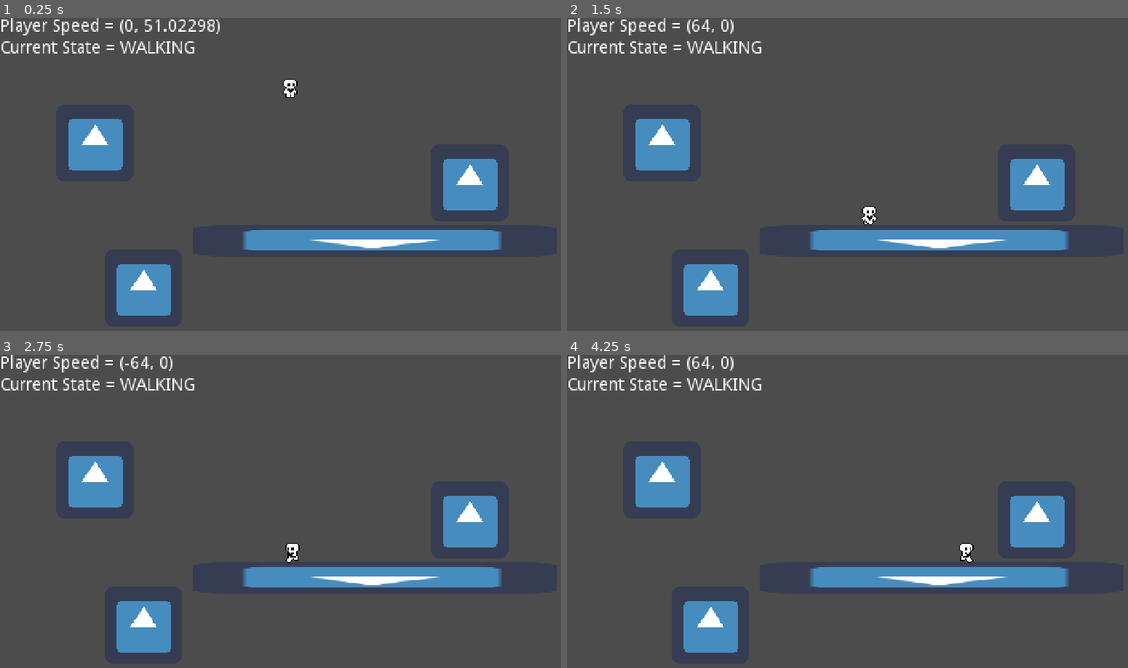
Above: before the commit, frames 1-4 (two rows, left to right).
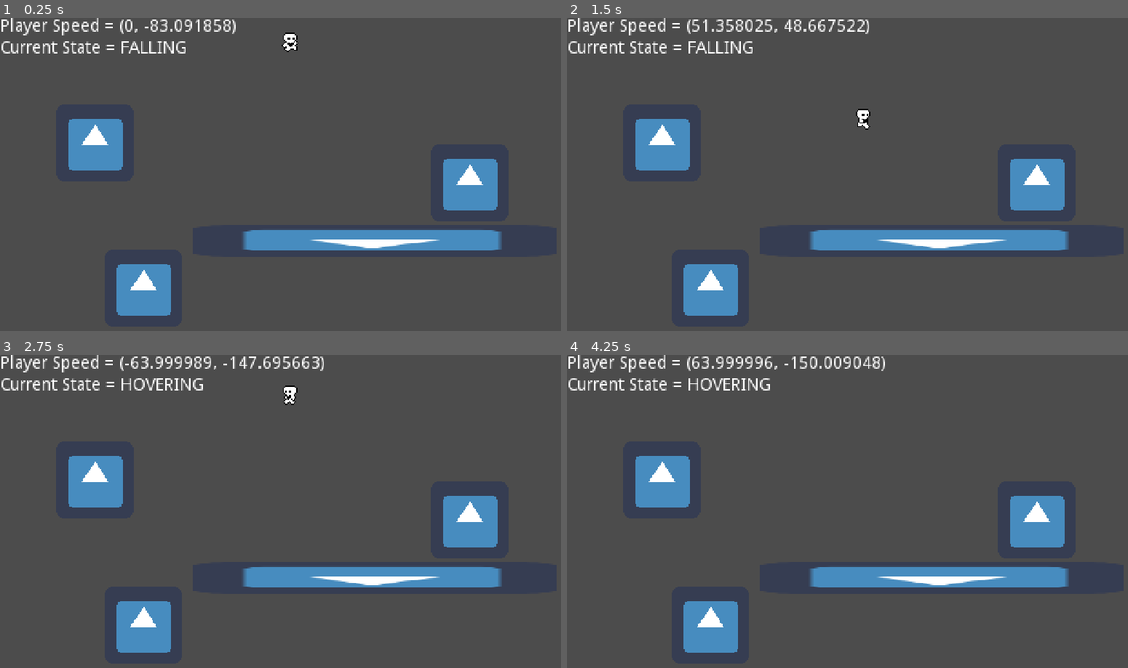
Above: after the commit, the same moments.

Repository: OldxAge/Math-Blaster-Remaster
Game: Godot game, scene res://scenes/game/game_world.tscn
Same seed, same stepped clock (60 frames per second), same inputs: the game is played once before the commit and once after it. The engine's default icon, where the game draws it, is replaced by a stand-in: a white triangle on a blue panel in a dark square.
Inputs:
- Up to frame 1 (0.25 s): no input
- Up to frame 2 (1.5 s): hold Space (jump) 0.53-1.28 s; hold Right (move_right) from 0.53 s (still down); tap Space (jump) at 1.35 s
- Up to frame 3 (2.75 s): tap Space (jump) at 1.52, 1.82 s; release Right (move_right) at 2.03 s; hold Left (move_left) from 2.03 s (still down); hold Space (jump) from 2.03 s (still down)
- Up to frame 4 (4.25 s): release Left (move_left) at 2.78 s; release Space (jump) at 2.78 s; hold Right (move_right) from 2.78 s (still down); tap Space (jump) at 2.85, 3.02, 3.32 s; hold Space (jump) from 3.53 s (still down)

The runs differ from the first frame. In frame 1, 1.0% of the frame differs, in the area x 21-54%, y 0-26%; in frame 2, 1.1%; in frame 3, 1.2%, in the area x 21-58%, y 0-67%; in frame 4, 1.1%.

Commit message:
Player Movement Redesign
Created and Added State Machine with following states: IDLE, GROUND (WALK, RUN, CRAWL), AIR(FALL & HOVER), LADDER(CLIMB), and SWIM.
SWIM and LADDER have yet to be implemented

Diff:
--- a/Math Blaster Remaster/assets/sprites/simple--heart-platformer-master/Player.gd
+++ b/Math Blaster Remaster/assets/sprites/simple--heart-platformer-master/Player.gd
@@ -1,7 +1,7 @@
 extends KinematicBody2D
 
 const TARGET_FPS = 60
-const ACCELERATION = 8
+const MVMT_ACCELERATION = 8
 const MAX_SPEED = 64
 const FRICTION = 10
 const AIR_RESISTANCE = 1
@@ -18,7 +18,7 @@
 
 	if x_input != 0:
 		animationPlayer.play("Run")
-		motion.x += x_input * ACCELERATION * delta * TARGET_FPS
+		motion.x += x_input * MVMT_ACCELERATION * delta * TARGET_FPS
 		motion.x = clamp(motion.x, -MAX_SPEED, MAX_SPEED)
 		sprite.flip_h = x_input < 0
 	else:
--- a/Math Blaster Remaster/project.godot
+++ b/Math Blaster Remaster/project.godot
@@ -13,9 +13,27 @@
 "class": "Player",
 "language": "GDScript",
 "path": "res://scenes/game/characters/player.gd"
+}, {
+"base": "State",
+"class": "PlayerState",
+"language": "GDScript",
+"path": "res://scenes/game/characters/state_machine/player_state.gd"
+}, {
+"base": "Node",
+"class": "State",
+"language": "GDScript",
+"path": "res://scenes/game/characters/state_machine/state.gd"
+}, {
+"base": "Node",
+"class": "StateMachine",
+"language": "GDScript",
+"path": "res://scenes/game/characters/state_machine/state_machine.gd"
 } ]
 _global_script_class_icons={
-"Player": ""
+"Player": "",
+"PlayerState": "",
+"State": "",
+"StateMachine": ""
 }
 
 [application]
--- a/Math Blaster Remaster/scenes/_debug/debug_info.gd
+++ b/Math Blaster Remaster/scenes/_debug/debug_info.gd
@@ -1,6 +1,6 @@
 extends CanvasLayer
 
-var player_velocity
+var playervelocity
 
 func setVelocity(_playerSpeed: Vector2):
 	$InfoBox/velocity.text = "Player Speed = %s" % _playerSpeed
--- a/Math Blaster Remaster/scenes/game/characters/player.gd
+++ b/Math Blaster Remaster/scenes/game/characters/player.gd
@@ -4,29 +4,36 @@
 
 signal state_changed()
 
-enum PlayerState {JUMPING, HOVERING, WALKING, SWIMMING, CLIMBING}
 
-const TARGET_FPS = 60
-const ACCELERATION = 512
+const MVMT_ACCELERATION = 20
+const HOVER_ACCELERATION = 2
 const MAX_SPEED = 64
 const SWIM_SPEED = 48
 const FRICTION = 2
 
 const MAX_FORCE = 256
+const WALK_SPEED = 64
+const RUN_SPEED = 128
+const CRAWL_SPEED = 32
+
 const GRAVITY = 128
-const JUMP_FORCE = 1200
-const HOVER_FORCE = 128
+const JUMP_FORCE = -200
+const HOVER_SPEED = -160
 const SWIM_FORCE = 32
 const CLIMB_FORCE = 64
 const NO_FORCE = 0
 const AIR_RESISTANCE = 2
 
+var velocity = Vector2.ZERO
 var speed
 
-var _current_state = PlayerState.WALKING
+onready var _animation_player = $AnimatedSprite
+var _current_state
+var _can_crawl
 var _can_jump
 var _can_hover
-var _velocity = Vector2.ZERO
+var _can_climb
+
 
 var _y_action_force = 0
 
@@ -34,90 +41,11 @@
 
 
 func _physics_process(delta):
-	var new_velocity = Vector2.ZERO
-	var x_input = Input.get_action_strength("move_right") - Input.get_action_strength("move_left")
-	var y_input = Input.get_action_strength("move_down") - Input.get_action_strength("move_up")
+	speed = velocity
 
-	if x_input != 0:
-		new_velocity.x += x_input * ACCELERATION * delta * TARGET_FPS
-	if y_input != 0:
-		new_velocity.y = y_input * delta * TARGET_FPS
-
-	match _current_state:
-		PlayerState.JUMPING:
-			_can_jump = false
-			_can_hover = true
-			new_velocity.x = _velocity.x
-			_y_action_force = -JUMP_FORCE
-			$AnimatedSprite.play("jumping")
-		PlayerState.HOVERING:
-			_can_jump = false
-			_can_hover = true
-			y_input = -1
-			if x_input != 0:
-				sprite.flip_h = x_input < 0
-			_y_action_force = -HOVER_FORCE
-			sprite.flip_h = x_input < 0
-			$AnimatedSprite.play("hovering")
-		PlayerState.WALKING:
-			_can_jump = true
-			_can_hover = true
-			if x_input != 0:
-				sprite.flip_h = x_input < 0
-				$AnimatedSprite.play("walking")
-			else:
-				$AnimatedSprite.play("idle")
-			_y_action_force = NO_FORCE
-		PlayerState.SWIMMING:
-			_can_jump = false
-			_can_hover = false
-			if x_input != 0:
-				sprite.flip_h = x_input < 0
-			if y_input != 0:
-				_y_action_force = SWIM_FORCE
-			$AnimatedSprite.play("swimming")
-		PlayerState.CLIMBING:
-			_can_jump = true
-			_can_hover = true
-			if y_input != 0:
-				_y_action_force = CLIMB_FORCE
-			$AnimatedSprite.play("climbing")
-
-	_velocity.x = new_velocity.x
-	new_velocity = Vector2.ZERO
-
-	if x_input != 0:
-		_velocity.x = clamp(_velocity.x, -MAX_SPEED, MAX_SPEED)
-	else:
-		_velocity.x = lerp(_velocity.x, 0, FRICTION * delta)
-
-	if y_input != 0:
-		if _velocity.y < 0:
-			_velocity.y = clamp(_velocity.y + _y_action_force + GRAVITY, -MAX_FORCE, MAX_FORCE)
-		else:
-			_velocity.y = clamp(_velocity.y + _y_action_force * 2 + GRAVITY, -MAX_FORCE, MAX_FORCE)
-		print(_velocity)
-	else:
-		_velocity.y = lerp(_velocity.y, GRAVITY, AIR_RESISTANCE * delta)
-
-
-	if is_on_floor() and _current_state != PlayerState.SWIMMING:
-		_current_state = PlayerState.WALKING
-
-	_velocity = move_and_slide(_velocity, Vector2.UP)
-
-	speed = _velocity
-
-func _input(event):
-	if event.is_action_pressed("jump") and _can_jump:
-		_current_state = PlayerState.JUMPING
-	elif Input.is_action_pressed("jump") and !_can_jump and _can_hover:
-		_current_state = PlayerState.HOVERING
-	elif Input.is_action_just_released("jump"):
-		_current_state = PlayerState.JUMPING
 
 func getSpeed():
 	return speed
 
 func getCurrentState():
-	return PlayerState.keys()[_current_state]
+	return _current_state
--- a/Math Blaster Remaster/scenes/game/characters/player.tscn
+++ b/Math Blaster Remaster/scenes/game/characters/player.tscn
@@ -1,7 +1,13 @@
-[gd_scene load_steps=4 format=2]
+[gd_scene load_steps=10 format=2]
 
 [ext_resource path="res://scenes/game/characters/player_animation_states.tres" type="SpriteFrames" id=1]
 [ext_resource path="res://scenes/game/characters/player.gd" type="Script" id=2]
+[ext_resource path="res://scenes/game/characters/state_machine/states/Idle.gd" type="Script" id=4]
+[ext_resource path="res://scenes/game/characters/state_machine/states/Ladder.gd" type="Script" id=7]
+[ext_resource path="res://scenes/game/characters/state_machine/states/Air.gd" type="Script" id=9]
+[ext_resource path="res://scenes/game/characters/state_machine/states/Water.gd" type="Script" id=10]
+[ext_resource path="res://scenes/game/characters/state_machine/states/Ground.gd" type="Script" id=12]
+[ext_resource path="res://scenes/game/characters/state_machine/state_machine.gd" type="Script" id=13]
 
 [sub_resource type="RectangleShape2D" id=1]
 extents = Vector2( 6, 8 )
@@ -12,9 +18,28 @@
 
 [node name="AnimatedSprite" type="AnimatedSprite" parent="."]
 frames = ExtResource( 1 )
-animation = "idle"
+animation = "swimming"
 
 [node name="CollisionShape2D" type="CollisionShape2D" parent="."]
 position = Vector2( 0, 2 )
 scale = Vector2( 1, 0.985075 )
 shape = SubResource( 1 )
+
+[node name="StateMachine" type="Node" parent="."]
+script = ExtResource( 13 )
+initial_state = NodePath("Idle")
+
+[node name="Idle" type="Node" parent="StateMachine"]
+script = ExtResource( 4 )
+
+[node name="Ground" type="Node" parent="StateMachine"]
+script = ExtResource( 12 )
+
+[node name="Air" type="Node" parent="StateMachine"]
+script = ExtResource( 9 )
+
+[node name="Water" type="Node" parent="StateMachine"]
+script = ExtResource( 10 )
+
+[node name="Ladder" type="Node" parent="StateMachine"]
+script = ExtResource( 7 )
--- a/Math Blaster Remaster/scenes/game/characters/player_animation_states.tres
+++ b/Math Blaster Remaster/scenes/game/characters/player_animation_states.tres
@@ -1,10 +1,18 @@
-[gd_resource type="SpriteFrames" load_steps=14 format=2]
+[gd_resource type="SpriteFrames" load_steps=20 format=2]
 
 [ext_resource path="res://assets/sprites/Player.png" type="Texture" id=1]
 
 [sub_resource type="AtlasTexture" id=1]
 atlas = ExtResource( 1 )
 region = Rect2( 0, 0, 24, 20 )
+
+[sub_resource type="AtlasTexture" id=2]
+atlas = ExtResource( 1 )
+region = Rect2( 120, 0, 24, 20 )
+
+[sub_resource type="AtlasTexture" id=3]
+atlas = ExtResource( 1 )
+region = Rect2( 144, 0, 24, 20 )
 
 [sub_resource type="AtlasTexture" id=8]
 atlas = ExtResource( 1 )
@@ -15,18 +23,6 @@
 region = Rect2( 120, 0, 24, 20 )
 
 [sub_resource type="AtlasTexture" id=10]
-atlas = ExtResource( 1 )
-region = Rect2( 144, 0, 24, 20 )
-
-[sub_resource type="AtlasTexture" id=2]
-atlas = ExtResource( 1 )
-region = Rect2( 120, 0, 24, 20 )
-
-[sub_resource type="AtlasTexture" id=3]
-atlas = ExtResource( 1 )
-region = Rect2( 144, 0, 24, 20 )
-
-[sub_resource type="AtlasTexture" id=11]
 atlas = ExtResource( 1 )
 region = Rect2( 144, 0, 24, 20 )
 
@@ -50,26 +46,49 @@
 atlas = ExtResource( 1 )
 region = Rect2( 96, 0, 24, 20 )
 
+[sub_resource type="AtlasTexture" id=11]
+atlas = ExtResource( 1 )
+region = Rect2( 144, 0, 24, 20 )
+
+[sub_resource type="AtlasTexture" id=13]
+atlas = ExtResource( 1 )
+region = Rect2( 120, 0, 24, 20 )
+
+[sub_resource type="AtlasTexture" id=14]
+atlas = ExtResource( 1 )
+region = Rect2( 144, 0, 24, 20 )
+
+[sub_resource type="AtlasTexture" id=17]
+atlas = ExtResource( 1 )
+region = Rect2( 24, 0, 24, 20 )
+
+[sub_resource type="AtlasTexture" id=18]
+atlas = ExtResource( 1 )
+region = Rect2( 144, 0, 24, 20 )
+
+[sub_resource type="AtlasTexture" id=15]
+atlas = ExtResource( 1 )
+region = Rect2( 48, 0, 24, 20 )
+
+[sub_resource type="AtlasTexture" id=16]
+atlas = ExtResource( 1 )
+region = Rect2( 120, 0, 24, 20 )
+
 [resource]
 animations = [ {
 "frames": [ SubResource( 1 ) ],
 "loop": true,
-"name": "idle",
+"name": "idling",
+"speed": 5.0
+}, {
+"frames": [ SubResource( 2 ), SubResource( 3 ) ],
+"loop": true,
+"name": "falling",
 "speed": 5.0
 }, {
 "frames": [ SubResource( 8 ), SubResource( 9 ), SubResource( 10 ) ],
 "loop": true,
 "name": "swimming",
-"speed": 5.0
-}, {
-"frames": [ SubResource( 2 ), SubResource( 3 ) ],
-"loop": true,
-"name": "jumping",
-"speed": 5.0
-}, {
-"frames": [ SubResource( 11 ) ],
-"loop": true,
-"name": "climbing",
 "speed": 5.0
 }, {
 "frames": [ SubResource( 4 ), SubResource( 5 ), SubResource( 6 ), SubResource( 7 ) ],
@@ -81,4 +100,19 @@
 "loop": true,
 "name": "hovering",
 "speed": 5.0
+}, {
+"frames": [ SubResource( 11 ), SubResource( 13 ), SubResource( 14 ) ],
+"loop": true,
+"name": "climbing",
+"speed": 5.0
+}, {
+"frames": [ SubResource( 17 ), SubResource( 18 ) ],
+"loop": true,
+"name": "crawling",
+"speed": 5.0
+}, {
+"frames": [ SubResource( 15 ), SubResource( 16 ) ],
+"loop": true,
+"name": "running",
+"speed": 5.0
 } ]
--- /dev/null
+++ b/Math Blaster Remaster/scenes/game/characters/state_machine/player_state.gd
@@ -0,0 +1,17 @@
+extends State
+class_name PlayerState
+
+var player: Player
+
+
+func _ready() -> void:
+	# The states are children of the `Player` node so their `_ready()` callback will execute first.
+	# That's why we wait for the `owner` to be ready first.
+	yield(owner, "ready")
+	# The `as` keyword casts the `owner` variable to the `Player` type.
+	# If the `owner` is not a `Player`, we'll get `null`.
+	player = owner as Player
+	# This check will tell us if we inadvertently assign a derived state script
+	# in a scene other than `Player.tscn`, which would be unintended. This can
+	# help prevent some bugs that are difficult to understand.
+	assert(player != null)
--- /dev/null
+++ b/Math Blaster Remaster/scenes/game/characters/state_machine/state.gd
@@ -0,0 +1,32 @@
+extends Node
+class_name State
+
+
+var state_machine = null
+
+
+# Virtual function. Receives events from the `_unhandled_input()` callback.
+func handle_input(_event: InputEvent) -> void:
+	pass
+
+
+# Virtual function. Corresponds to the `_process()` callback.
+func update(_delta: float) -> void:
+	pass
+
+
+# Virtual function. Corresponds to the `_physics_process()` callback.
+func physics_update(_delta: float) -> void:
+	pass
+
+
+# Virtual function. Called by the state machine upon changing the active state. The `msg` parameter
+# is a dictionary with arbitrary data the state can use to initialize itself.
+func enter() -> void:
+	pass
+
+
+# Virtual function. Called by the state machine before changing the active state. Use this function
+# to clean up the state.
+func exit() -> void:
+	pass
--- /dev/null
+++ b/Math Blaster Remaster/scenes/game/characters/state_machine/state_machine.gd
@@ -0,0 +1,49 @@
+extends Node
+class_name StateMachine
+
+
+# Emitted when transitioning to a new state.
+signal transitioned(state_name)
+
+# Path to the initial active state. We export it to be able to pick the initial state in the inspector.
+export var initial_state := NodePath()
+
+# The current active state. At the start of the game, we get the `initial_state`.
+onready var state: State = get_node(initial_state)
+
+
+func _ready() -> void:
+	yield(owner, "ready")
+	# The state machine assigns itself to the State objects' state_machine property.
+	for child in get_children():
+		child.state_machine = self
+	state.enter()
+
+
+# The state machine subscribes to node callbacks and delegates them to the state objects.
+func _unhandled_input(event: InputEvent) -> void:
+	state.handle_input(event)
+
+
+func _process(delta: float) -> void:
+	state.update(delta)
+
+
+func _physics_process(delta: float) -> void:
+	state.physics_update(delta)
+
+
+# This function calls the current state's exit() function, then changes the active state,
+# and calls its enter function.
+# It optionally takes a `msg` dictionary to pass to the next state's enter() function.
+func transition_to(target_state_name: String) -> void:
+	# Safety check, you could use an assert() here to report an error if the state name is incorrect.
+	# We don't use an assert here to help with code reuse. If you reuse a state in different state machines
+	# but you don't want them all, they won't be able to transition to states that aren't in the scene tree.
+	if not has_node(target_state_name):
+		return
+
+	state.exit()
+	state = get_node(target_state_name)
+	state.enter()
+	emit_signal("transitioned", state.name)
--- /dev/null
+++ b/Math Blaster Remaster/scenes/game/characters/state_machine/states/Air.gd
@@ -0,0 +1,49 @@
+extends PlayerState
+
+var hovering = false
+var pressed = false
+
+# Upon entering the state, print a message
+func enter() -> void:
+	player._current_state = "FALLING"
+	if player._can_jump:
+		player.velocity.y = player.JUMP_FORCE
+		pressed = true
+	player._animation_player.play("falling")
+	player._can_jump = false
+	player._can_hover = true
+	player._can_crawl = false
+
+
+func physics_update(delta: float) -> void:
+	var x_input = Input.get_action_strength("move_right") - Input.get_action_strength("move_left")
+
+	if(x_input != 0):
+		player.sprite.flip_h = x_input < 0
+
+	if(hovering):
+		player.velocity.x = lerp(player.velocity.x, x_input * player.WALK_SPEED, player.MVMT_ACCELERATION * delta)
+		player.velocity.y = lerp(player.velocity.y, player.HOVER_SPEED, player.HOVER_ACCELERATION * player.AIR_RESISTANCE * delta)
+	else:
+		player.velocity.y = lerp(player.velocity.y, player.GRAVITY, player.AIR_RESISTANCE * delta)
+	player.velocity = player.move_and_slide(player.velocity, Vector2.UP)
+
+	# Landing.
+	if player.is_on_floor():
+		player._can_jump = true
+		if is_equal_approx(x_input, 0.0):
+			state_machine.transition_to("Idle")
+		else:
+			state_machine.transition_to("Ground")
+
+	if Input.is_action_just_pressed("jump") and !pressed:
+		hovering = true
+		player._animation_player.play("hovering")
+		player._current_state = "HOVERING"
+	elif Input.is_action_just_released("jump"):
+		hovering = false
+		pressed = false
+		player._animation_player.play("falling")
+		player._current_state = "FALLING"
+	elif (Input.is_action_just_pressed("move_up") or Input.is_action_just_pressed("move_down")) and player._can_climb:
+		state_machine.transition_to("Climb", {do_climb = true})
--- /dev/null
+++ b/Math Blaster Remaster/scenes/game/characters/state_machine/states/Ground.gd
@@ -0,0 +1,54 @@
+extends PlayerState
+
+var running = false
+var crawling = false
+
+# Upon entering the state, print a message
+func enter() -> void:
+	player._current_state = "WALKING"
+
+
+func physics_update(delta: float) -> void:
+	if not player.is_on_floor():
+		state_machine.transition_to("Air")
+		return
+
+	var x_input = Input.get_action_strength("move_right") - Input.get_action_strength("move_left")
+	if(x_input != 0):
+		player.sprite.flip_h = x_input < 0
+	if(running):
+		player.velocity.x = lerp(player.velocity.x, x_input * player.RUN_SPEED, player.MVMT_ACCELERATION * delta)
+	elif(crawling):
+		player.velocity.x = lerp(player.velocity.x, x_input * player.CRAWL_SPEED, player.MVMT_ACCELERATION * delta)
+	else:
+		player.velocity.x = lerp(player.velocity.x, x_input * player.WALK_SPEED, player.MVMT_ACCELERATION * delta)
+	player.velocity.y = lerp(player.velocity.y, player.GRAVITY, player.AIR_RESISTANCE * delta)
+	player.velocity = player.move_and_slide(player.velocity, Vector2.UP)
+
+	# Sprint Check
+	if Input.is_action_pressed("run"):
+		running = true
+		player._animation_player.play("running")
+		player._current_state = "RUNNING"
+	elif Input.is_action_just_released("run"):
+		running = false
+
+	# Crawl Check
+	if Input.is_action_pressed("crawl"):
+		crawling = true
+		player._animation_player.play("crawling")
+		player._current_state = "CRAWLING"
+	elif Input.is_action_just_released("crawl"):
+		crawling = false
+
+	if not running and not crawling:
+		player._animation_player.play("walking")
+		player._current_state = "WALKING"
+
+	# State Transition if statements
+	if Input.is_action_just_pressed("jump") and player._can_jump:
+		state_machine.transition_to("Air")
+	elif (Input.is_action_just_pressed("move_up") or Input.is_action_just_pressed("move_down")) and player._can_climb:
+		state_machine.transition_to("Climb", {do_climb = true})
+	elif is_equal_approx(x_input, 0.0):
+		state_machine.transition_to("Idle")
--- /dev/null
+++ b/Math Blaster Remaster/scenes/game/characters/state_machine/states/Idle.gd
@@ -0,0 +1,24 @@
+extends PlayerState
+
+# Upon entering the state, print a message
+func enter() -> void:
+	player._current_state = "IDLE"
+	player._animation_player.play("idling")
+	player._can_jump = true
+	player._can_hover = false
+	player._can_crawl = true
+
+
+func update(delta: float) -> void:
+	# If you have platforms that break when standing on them, you need that check for
+	# the character to fall.
+	if not player.is_on_floor():
+		state_machine.transition_to("Air")
+		return
+
+	if Input.is_action_pressed("move_left") or Input.is_action_pressed("move_right"):
+		state_machine.transition_to("Ground")
+	elif Input.is_action_just_pressed("jump") and player._can_jump:
+		state_machine.transition_to("Air")
+	elif (Input.is_action_just_pressed("move_up") or Input.is_action_just_pressed("move_down")) and player._can_climb:
+		state_machine.transition_to("Climb")
--- /dev/null
+++ b/Math Blaster Remaster/scenes/game/characters/state_machine/states/Ladder.gd
@@ -0,0 +1,34 @@
+extends PlayerState
+
+# Upon entering the state, print a message
+func enter() -> void:
+	player._current_state = "CLIMBING"
+	player._animation_player.play("climbing")
+
+
+func physics_update(delta: float) -> void:
+	if not player.is_on_floor():
+		state_machine.transition_to("Air" , {do_jump = true})
+		return
+
+	var x_input = Input.get_action_strength("move_right") - Input.get_action_strength("move_left")
+	var y_input = Input.get_action_strength("move_up") - Input.get_action_strength("move_down")
+
+	player.velocity.x = lerp(player.velocity.x, x_input * player.WALK_SPEED, player.MVMT_ACCELERATION * delta)
+	player.velocity.y = lerp(player.velocity.y, y_input * player.CLIMB_FORCE, player.MVMT_ACCELERATION * delta)
+	player.velocity = player.move_and_slide(player.velocity, Vector2.UP)
+
+	# If player stops moving on ladder, animation stops
+	if(!player._animation_player.playing and (x_input != 0 or y_input != 0)):
+		player._animation_player.playing = true
+
+	# State Transition if statements
+	if Input.is_action_just_pressed("jump") and player._can_jump:
+		state_machine.transition_to("Air", {do_jump = true})
+	elif player.is_on_floor():
+		if is_equal_approx(x_input, 0.0) and is_equal_approx(player.velocity.x, 0.0):
+			state_machine.transition_to("Idle")
+		else:
+			state_machine.transition_to("Ground")
+	elif is_equal_approx(player.velocity.x, 0.0) and is_equal_approx(player.velocity.y, 0.0):
+		player._animation_player.playing = false
--- /dev/null
+++ b/Math Blaster Remaster/scenes/game/characters/state_machine/states/Water.gd
@@ -0,0 +1,16 @@
+extends PlayerState
+
+
+# Declare member variables here. Examples:
+# var a: int = 2
+# var b: String = "text"
+
+
+# Called when the node enters the scene tree for the first time.
+func _ready() -> void:
+	pass # Replace with function body.
+
+
+# Called every frame. 'delta' is the elapsed time since the previous frame.
+#func _process(delta: float) -> void:
+#	pass
